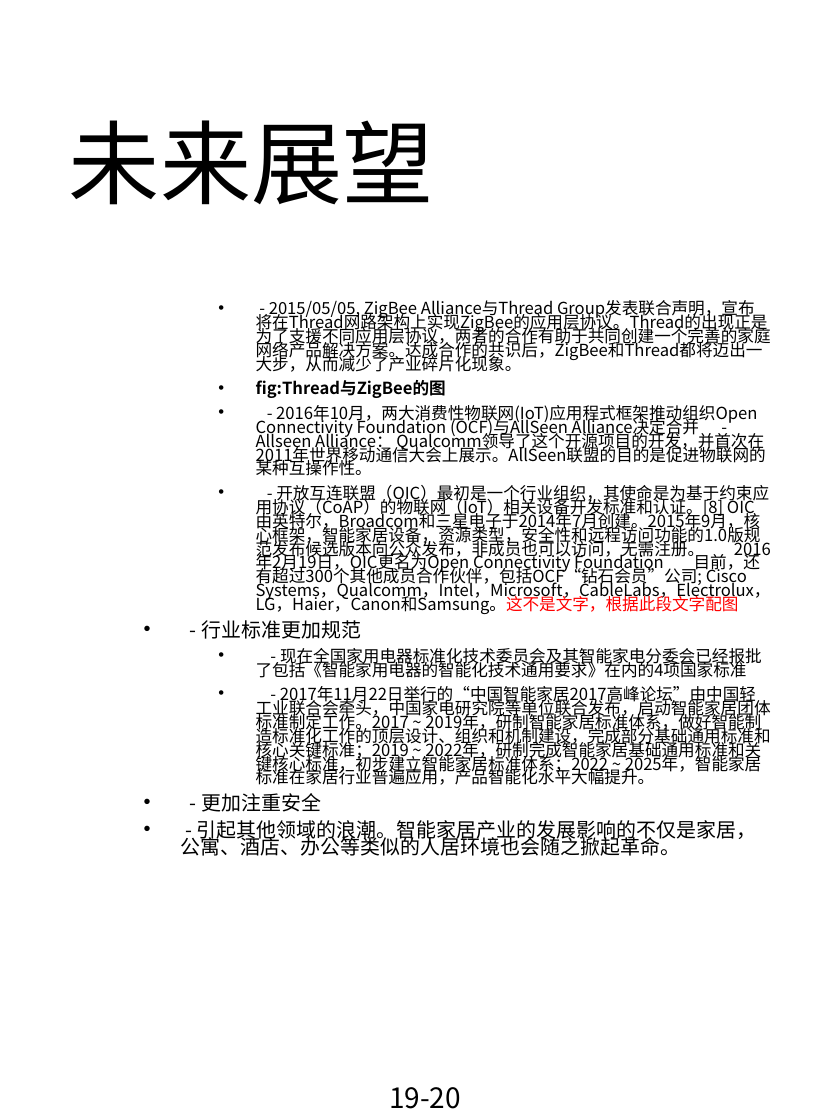
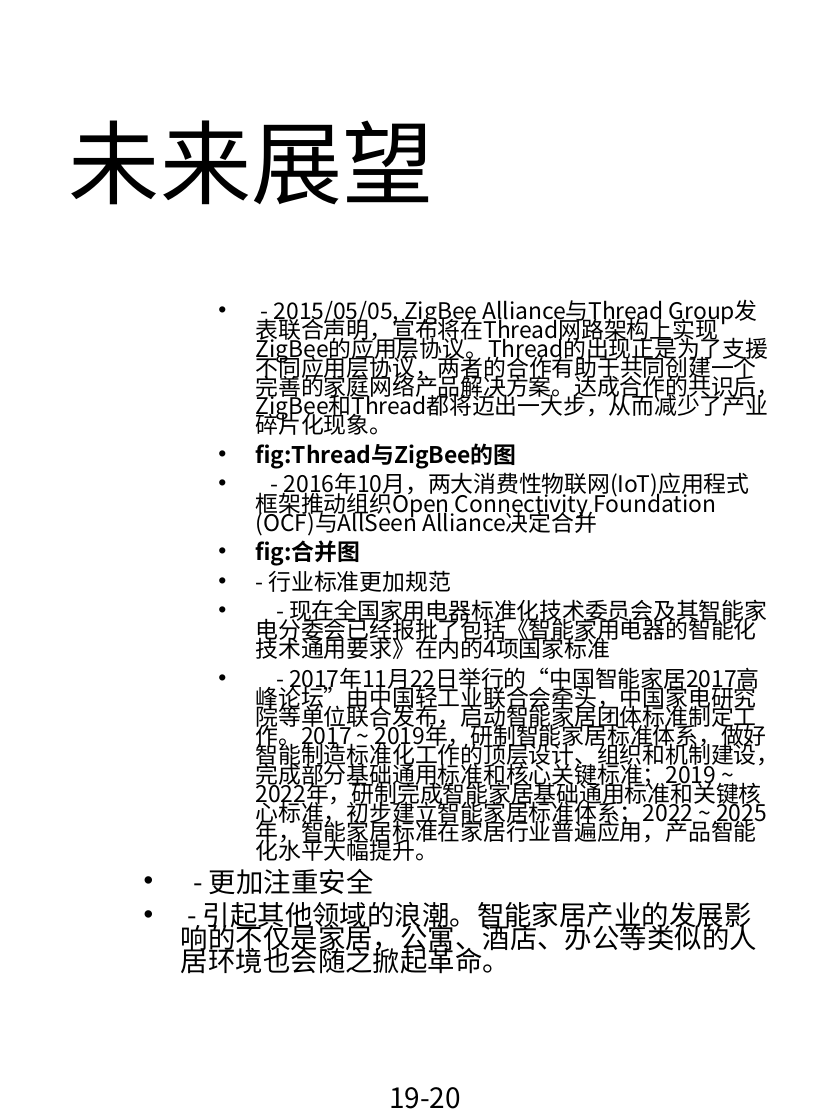
Before and after one commit to RLi43/Industry-Frontier, a slide deck: slide 18 of 市场/排版.pptx. Drawn at 840x1120 pixels with LibreOffice and Linux fonts; fonts in the diff are those of the drawing. Boxes give left, top, right and bottom in pixels: in the first picture for what was removed or moved away, otherwise in the second. Text is boxed around its words. In the diff, an @@ line names an element or a change of style, - is before the commit and + after.

Commit message:
市场部分文字修正，等待审稿

```diff
--- a/市场/排版.pptx
+++ b/市场/排版.pptx
@@ text at (x1=181, y1=300, x2=780, y2=974): size 10.7 to 14.7 pt in "- 2015/05/05, ZigBee Alliance与Thread Group发表联合声明，宣布将在Thread网 ...", "fig:Thread与ZigBee的图", "- 现在全国家用电器标准化技术委员会及其智能家电分委会已经报批了包括《智能家用电器的智能化技术通用要求》在内的4项国家标 ...", "- 2017年11月22日举行的“中国智能家居2017高峰论坛”由中国轻工业联合会牵头，中国家电研究院等单位联合发布，启 ..."; size 12.8 to 14.7 pt in "- 行业标准更加规范"; size 12.8 to 17.6 pt in "- 更加注重安全", "- 引起其他领域的浪潮。智能家居产业的发展影响的不仅是家居，公寓、酒店、办公等类似的人居环境也会随之掀起革命。"; list level 2 to 3 in "- 行业标准更加规范" @@
@@ text at (x1=256, y1=472, x2=750, y2=566): text changed; size 10.7 to 14.7 pt @@
-    • - 2016年10月，两大消费性物联网(IoT)应用程式框架推动组织Open Connectivity Foundation (OCF)与AllSeen Alliance决定合并 - Allseen Alliance： Qualcomm领导了这个开源项目的开发，并首次在2011年世界移动通信大会上展示。AllSeen联盟的目的是促进物联网的某种互操作性。
-    • - 开放互连联盟（OIC）最初是一个行业组织，其使命是为基于约束应用协议（CoAP）的物联网（IoT）相关设备开发标准和认证。[8] OIC由英特尔，Broadcom和三星电子于2014年7月创建。2015年9月，核心框架，智能家居设备，资源类型，安全性和远程访问功能的1.0版规范发布候选版本向公众发布，非成员也可以访问，无需注册。 2016年2月19日，OIC更名为Open Connectivity Foundation 目前，还有超过300个其他成员合作伙伴，包括OCF“钻石会员”公司; Cisco Systems，Qualcomm，Intel，Microsoft，CableLabs，Electrolux，LG，Haier，Canon和Samsung。这不是文字，根据此段文字配图
+    • - 2016年10月，两大消费性物联网(IoT)应用程式框架推动组织Open Connectivity Foundation (OCF)与AllSeen Alliance决定合并
+    • fig:合并图
```
Also in this commit, not shown: 1 other slide changed, 1 other file.
